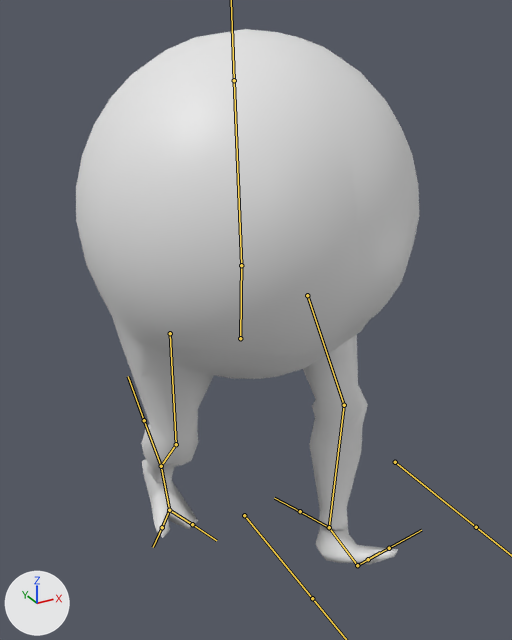
The FBX model Assets/Models/Player.fbx: old version first, new version second.
One viewpoint serves both versions: a 50 mm lens placed at (-1.22, -2.3, 2.24), pointed at (0.03, -0.03, 1.11). Every picture has the same lights, and +X, +Y and +Z are marked at lower left. Both versions are drawn at frame 29 of the action 'Armature|Jump_walking_forward'; the numbers are the values there. The bones that bend it are drawn over the model as lines.

Objects in the first picture: 'Skin'.
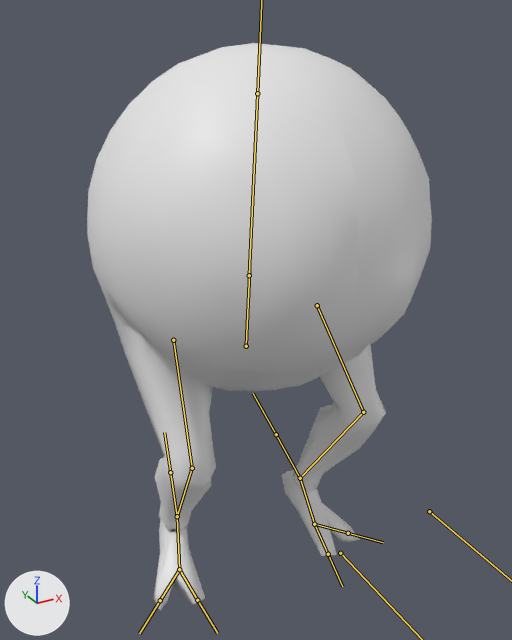
Where the change shows, as pixel boxes [x1, y1, x2, y2] in the pictures (512 x 640 px):
'Skin', posed: before [76, 29, 419, 564]; after [87, 43, 432, 610]
bone 'Hips', root to tip: before (240, 338) to (241, 261); after (246, 346) to (249, 271)
bone 'Upper Leg.L', root to tip: before (307, 295) to (344, 405); after (317, 305) to (363, 412)
bone 'Lower Leg.L', root to tip: before (344, 405) to (329, 527); after (363, 412) to (300, 478)
bone 'Foot.L', root to tip: before (329, 527) to (357, 565); after (300, 478) to (314, 524)
bone 'Right Toe.L', root to tip: before (357, 565) to (368, 559); after (314, 524) to (328, 554)
bone 'Left Toe.L', root to tip: before (357, 565) to (389, 548); after (314, 524) to (348, 533)
bone 'Spine', root to tip: before (241, 265) to (234, 80); after (249, 275) to (257, 93)
bone 'Upper Leg.R', root to tip: before (170, 333) to (176, 444); after (173, 340) to (192, 468)
bone 'Lower Leg.R', root to tip: before (176, 444) to (161, 466); after (192, 468) to (177, 516)
bone 'Foot.R', root to tip: before (161, 466) to (169, 510); after (177, 516) to (179, 569)
bone 'Right Toe.R', root to tip: before (169, 510) to (192, 524); after (179, 569) to (197, 600)
bone 'Left Toe.R', root to tip: before (169, 510) to (162, 527); after (179, 569) to (160, 600)
bone 'Leg IK.L', root to tip: before (329, 527) to (300, 511); after (300, 478) to (276, 434)
bone 'Leg IK.R', root to tip: before (161, 466) to (144, 420); after (177, 516) to (170, 472)

The edits, one by one:
Bone 'Hips' (bone_hips) moves from (0.003, -0.036, 0.001) to (0.022, -0.068, 0.013).
Bone 'Hips' (bone_hips) turns from (0, 5, 1) to (4, 0, 1) degrees about its own x, y and z.
Bone 'Upper Leg.L' (bone_upper_leg_l) turns from (3, 0, 32) to (-1, -1, 45) degrees about its own x, y and z.
Bone 'Lower Leg.L' (bone_lower_leg_l) turns from (25, -1, 4) to (68, -6, 9) degrees about its own x, y and z.
Bone 'Foot.L' (bone_foot_l) turns from (10, 1, -2) to (-4, 5, 12) degrees about its own x, y and z.
Bone 'Right Toe.L' (bone_right_toe_l) turns from (34, 6, -5) to (22, 4, -3) degrees about its own x, y and z.
Bone 'Left Toe.L' (bone_left_toe_l) turns from (40, -26, -13) to (29, -19, -7) degrees about its own x, y and z.
Bone 'Spine' (bone_spine) turns from (0, 0, 0) to (2, 0, -1) degrees about its own x, y and z.
Bone 'Upper Leg.R' (bone_upper_leg_r) turns from (2, 7, -3) to (8, -1, 32) degrees about its own x, y and z.
Bone 'Lower Leg.R' (bone_lower_leg_r) turns from (40, 2, -6) to (58, 4, -8) degrees about its own x, y and z.
Bone 'Foot.R' (bone_foot_r) turns from (0, -8, -3) to (10, 5, -15) degrees about its own x, y and z.
Bone 'Right Toe.R' (bone_right_toe_r) turns from (48, -8, -9) to (13, -13, 0) degrees about its own x, y and z.
Bone 'Left Toe.R' (bone_left_toe_r) turns from (45, 36, -2) to (3, -9, -2) degrees about its own x, y and z.
Bone 'Leg IK.L' (bone_leg_ik_l) moves from (-0.015, -0.342, 0.074) to (-0.038, -0.098, 0.18).
Bone 'Leg IK.L' (bone_leg_ik_l) turns from (-18, 5, 5) to (32, -3, 7) degrees about its own x, y and z.
Bone 'Leg IK.R' (bone_leg_ik_r) moves from (0.095, 0.333, 0.156) to (0.001, 0.005, 0.116).
Bone 'Leg IK.R' (bone_leg_ik_r) turns from (43, 0, -2) to (19, 7, -19) degrees about its own x, y and z.
